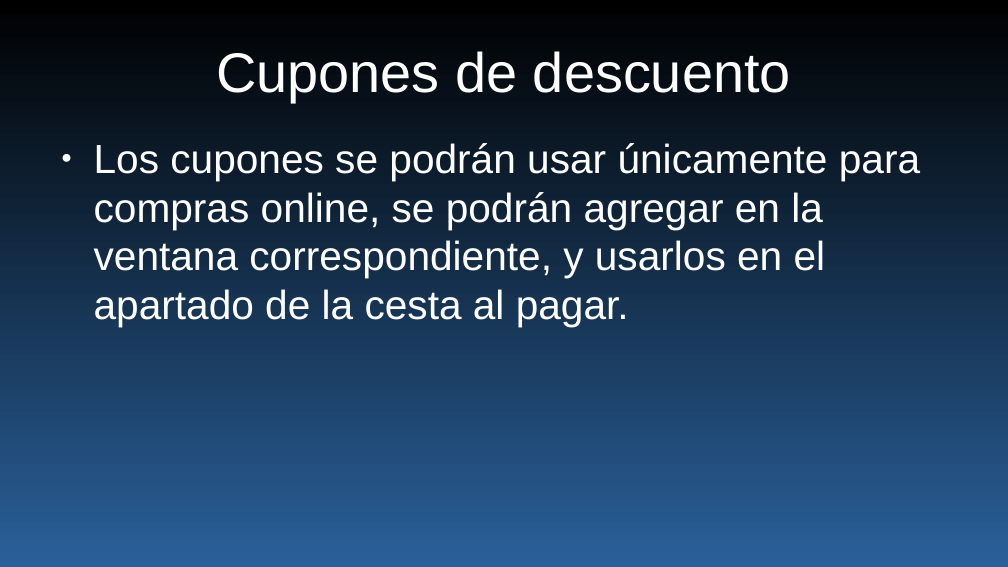
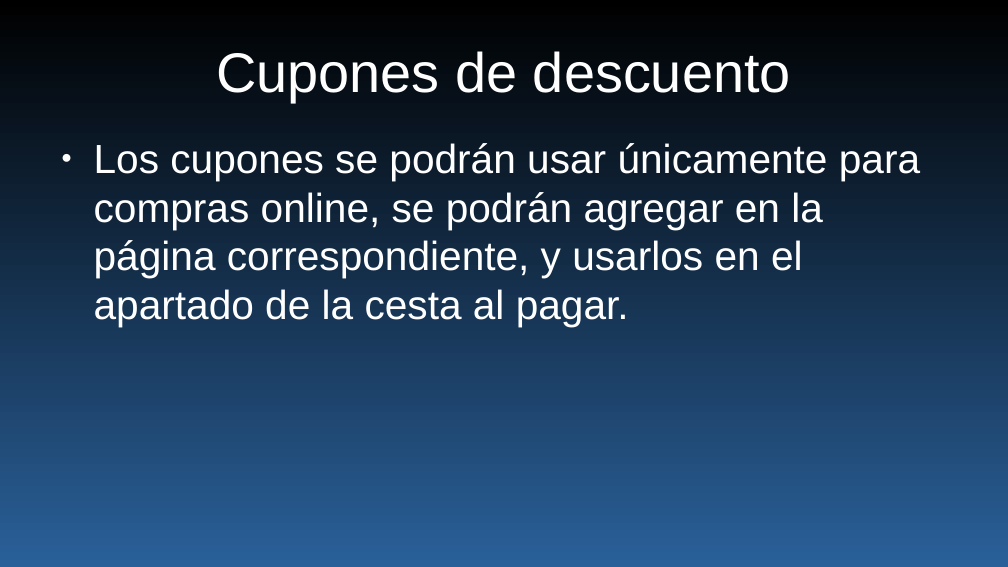
Before and after one commit to DavidAquos/TrabajoFinal, a slide deck: slide 4 of Presentación proyecto final.odp. Drawn at 1008x567 pixels with LibreOffice and Linux fonts; fonts in the diff are those of the drawing. Boxes give left, top, right and bottom in pixels: in the first picture for what was removed or moved away, otherwise in the second. Text is boxed around its words. In the diff, an @@ line names an element or a change of style, - is before the commit and + after.

```diff
--- a/Presentación proyecto final.odp
+++ b/Presentación proyecto final.odp
@@ text at bbox=[94, 143, 920, 327]: text changed @@
-● Los cupones se podrán usar únicamente para compras online, se podrán agregar en la ventana correspondiente, y usarlos en el apartado de la cesta al pagar.
+● Los cupones se podrán usar únicamente para compras online, se podrán agregar en la página correspondiente, y usarlos en el apartado de la cesta al pagar.
```
Also in this commit, not shown: 2 other slides changed, 9 other files.
